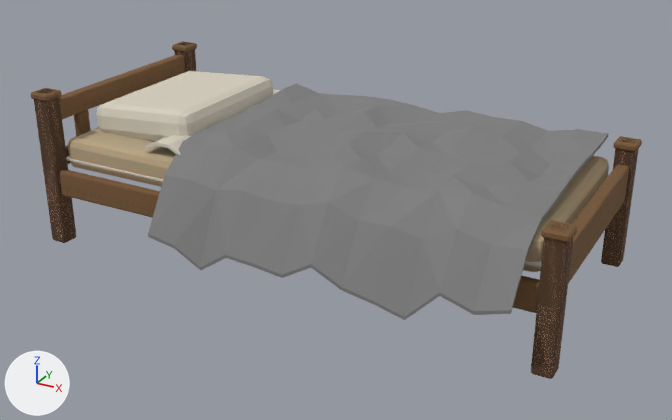
Two versions of the glTF model export/bed_single_derevyannaya_samodelnaya_idle.glb, one commit apart.
Camera for both pictures: a 50 mm camera at (1.56, -2.8, 1.57) aimed at (0.06, -0.07, 0.21). The axes (+X, +Y, +Z) are drawn at lower left. The lights are the same throughout. The first picture is the older version. Vertices at exactly the same position are counted once.

Objects in the first picture: 'bed_single_derevyannaya_samodelnaya_idle'.
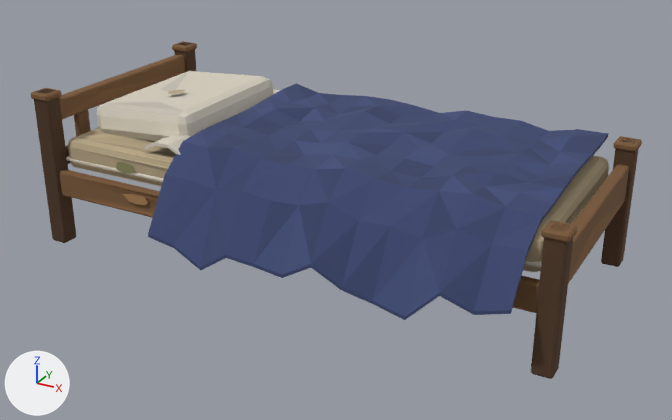
What differs and where, as boxes [x1, y1, x2, y2] in the pictures (672 x 420 px):
part 1 of me_bed_single_derevyannaya_samodelnaya_idle, cut back
    both: [60, 57, 629, 311]
part 2 of me_bed_single_derevyannaya_samodelnaya_idle, surface changed (grey to blue)
    both: [35, 49, 630, 377]

What changed in the scene script:
```text
Change me_bed_single_derevyannaya_samodelnaya_idle:
    used by ob_bed_single_derevyannaya_samodelnaya_idle; location = (0.0, 0.0, 0.0)
    remove me_bed_single_derevyannaya_samodelnaya_idle.from_pydata(...)  # 1116 vertices, 2144 faces; spans x -1.01..1.01, y -0.56..0.46, z 0.0..0.6
    add me_bed_single_derevyannaya_samodelnaya_idle.from_pydata(...)  # 1202 vertices, 2262 faces; spans x -1.01..1.01, y -0.56..0.46, z 0.0..0.6
    me_bed_single_derevyannaya_samodelnaya_idle part 1
    44 faces are deleted
    81 vertices are added at x -0.98..0.98, y -0.44..0.42, z 0.22..0.55
    5 new vertices lie (0.04, 0.0, -0.01) away from vertices in x -0.67..0.68, y -0.44..-0.41, z 0.28..0.38
    162 new faces join them
    me_bed_single_derevyannaya_samodelnaya_idle part 2: 2100 kept faces spanning x -1.01..1.01, y -0.56..0.46, z 0.0..0.6 get new texture (UV) coordinates
```
